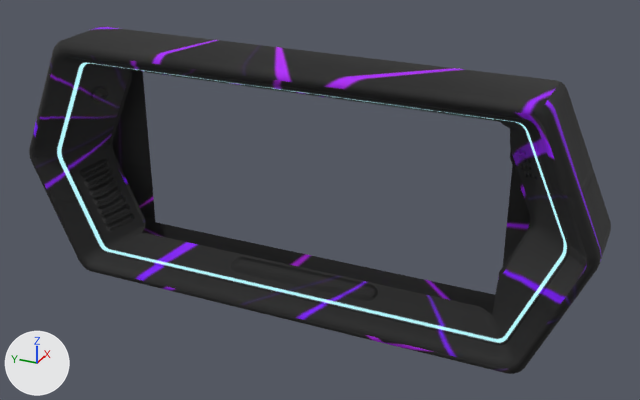
Two versions of the glTF model public/space-window.glb, one commit apart.
The view is the same before and after, from a 50 mm lens placed at (-4.63, -2.31, 2.3), pointed at (0.11, -0.17, -0.07). Arrows for +X, +Y and +Z are at lower left; the lights stay in place. Where no turn or scale is listed for an object, it has been applied to the vertices.

In view in the first picture: 'SM_large_window_T_window_frame_0'.
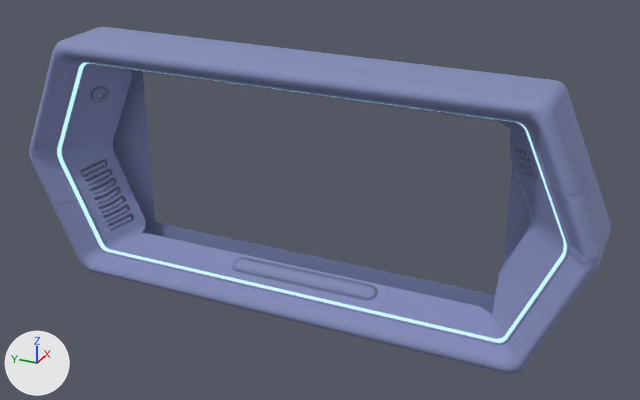
What changed in the scene script:
```text
Change mat_t_window_frame:
    where n0 = _N.new('ShaderNodeBsdfPrincipled'); n0.name = 'Principled BSDF'
    add n0.inputs[0].default_value = (0.235, 0.267, 0.5, 1.0)  # 'Base Color', blue #858dbc
    remove n3 = _N.new('ShaderNodeTexImage'); n3.name = 'Image Texture.001'
    remove n3.image = img_texture
    remove n5 = _N.new('ShaderNodeTexImage'); n5.name = 'Image Texture.002'
    remove n5.image = img_image_2
    add n3 = _N.new('ShaderNodeTexImage'); n3.name = 'Image Texture.001'
    add n3.image = img_image_2
    remove _L.new(n3.outputs[0], n0.inputs[0])  # 'Color' to 'Base Color'
    where n4 = _N.new('ShaderNodeNormalMap'); n4.name = 'Normal Map'
    remove _L.new(n5.outputs[0], n4.inputs[1])  # 'Color' to 'Color'
    add _L.new(n3.outputs[0], n4.inputs[1])  # 'Color' to 'Color'
```

Pixel boxes [x1, y1, x2, y2] of what changed, in the pictures (640 x 400 px):
'SM_large_window_T_window_frame_0', surface changed (black to blue)
    both: [29, 27, 611, 374]
